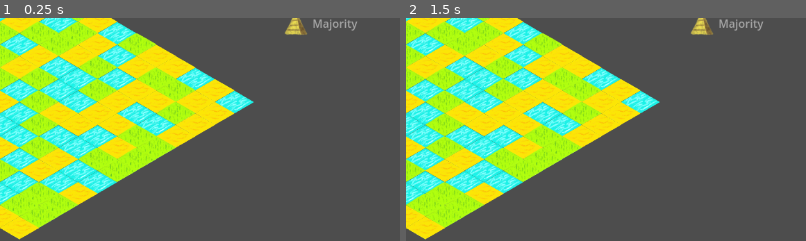
Above: before the commit, frames 1-2 (left to right).
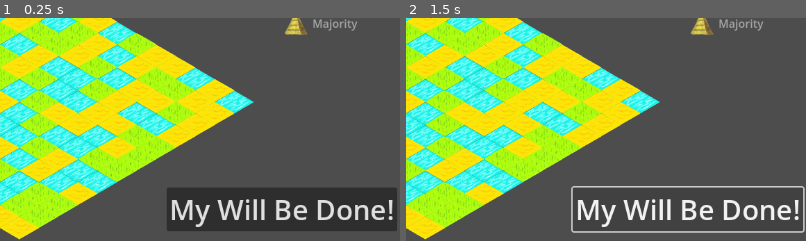
Above: after the commit, the same moments.

Repository: matouseek/game_jam_24
Game: Godot game, scene res://scenes/game.tscn
Same seed, same stepped clock (60 frames per second), same inputs: the game is played once before the commit and once after it. The engine's default icon, where the game draws it, is replaced by a stand-in: a white triangle on a blue panel in a dark square.
Inputs (mouse positions are % of the whole screen's width and height, from its top left):
- Up to frame 1 (0.25 s): no input
- Up to frame 2 (1.5 s): click (85, 93) at 0.5 s, where only the run after the commit has a clickable "My Will Be Done!"; click (85, 93) at 1.25 s, where only the run after the commit has a clickable "My Will Be Done!"
The pictures show only the part of the screen within x 50-100%, y 50-100%; the shares and areas given below are measured in that part.

The runs differ from the first frame. In frame 1, 11% of the frame differs, in the area x 41-100%, y 76-96%; in frame 2, 3.3%.

Commit message:
Add game manager

Diff:
--- a/scenes/game.tscn
+++ b/scenes/game.tscn
@@ -1,10 +1,15 @@
-[gd_scene load_steps=2 format=3 uid="uid://bdpxo72buidr2"]
+[gd_scene load_steps=3 format=3 uid="uid://bdpxo72buidr2"]
 
-[ext_resource type="PackedScene" uid="uid://dud4pgwi261oh" path="res://scenes/environment.tscn" id="2_p43xb"]
+[ext_resource type="Script" path="res://scripts/game_manager.gd" id="1_bggsq"]
+[ext_resource type="PackedScene" uid="uid://csaayek0wci1c" path="res://scenes/environment.tscn" id="2_p43xb"]
 
 [node name="Game" type="Node2D"]
+script = ExtResource("1_bggsq")
 
 [node name="Environment" parent="." instance=ExtResource("2_p43xb")]
 visible = true
 position = Vector2(576, 250)
 scale = Vector2(0.22, 0.22)
+
+[node name="Timer" type="Timer" parent="."]
+wait_time = 3.0
--- a/scenes/hud.tscn
+++ b/scenes/hud.tscn
@@ -190,7 +190,16 @@
 item_2/text = "Majority"
 item_2/icon = ExtResource("10_0ka61")
 
+[node name="WillBeDone" type="Button" parent="."]
+offset_left = 816.0
+offset_top = 571.0
+offset_right = 1137.0
+offset_bottom = 634.0
+theme_override_font_sizes/font_size = 40
+text = "My Will Be Done!"
+
 [connection signal="pressed" from="Actions/Rain/Rain" to="." method="_on_rain_pressed"]
 [connection signal="pressed" from="Actions/Draught/Draught" to="." method="_on_draught_pressed"]
 [connection signal="pressed" from="Actions/Majority/Majority" to="." method="_on_majority_pressed"]
 [connection signal="item_clicked" from="ItemList" to="." method="_on_item_list_item_clicked"]
+[connection signal="pressed" from="WillBeDone" to="." method="_on_will_be_done_pressed"]
--- /dev/null
+++ b/scripts/game_manager.gd
@@ -0,0 +1,28 @@
+extends Node
+
+func _ready() -> void:
+	HUD.do_will.connect(_on_will_done)
+
+func _on_will_done() -> void:
+	PS.is_player_turn = false
+	process_used_effects()
+
+func process_used_effects() -> void:
+	for used_effect in $Environment.used_effects:
+		used_effect.print()
+		match used_effect.type:
+			PS.PlayerEffects.RAIN:
+				process_rain()
+			PS.PlayerEffects.DRAUGHT:
+				process_draught()
+			PS.PlayerEffects.MAJORITY:
+				process_majority()
+
+func process_rain() -> void:
+	print("Processing rain")
+
+func process_draught() -> void:
+	print("Processing rain")
+
+func process_majority() -> void:
+	print("Processing rain")
--- a/scripts/hud.gd
+++ b/scripts/hud.gd
@@ -1,5 +1,8 @@
 extends CanvasLayer
 var MAX_SHARE = 0.5
+
+signal do_will
+
 @onready var action_nodes = {
 	PS.PlayerEffects.RAIN : $Actions/Rain/Sprite2D,
 	PS.PlayerEffects.DRAUGHT : $Actions/Draught/Sprite2D,
@@ -61,3 +64,7 @@
 	reset_hud()
 	PS.update_state(index)
 	update_hud()
+
+
+func _on_will_be_done_pressed() -> void:
+	do_will.emit()
--- a/scripts/player_state.gd
+++ b/scripts/player_state.gd
@@ -6,6 +6,7 @@
 	MAJORITY
 }
 
+var is_player_turn: bool = true
 var selected_effect: PlayerEffects = PlayerEffects.RAIN
 
 func update_state(new_effect: PlayerEffects):
Not shown: 1 places in scenes/environment.tscn that only renumber resources
Not shown: 1 places in scenes/hud.tscn that only renumber resources
